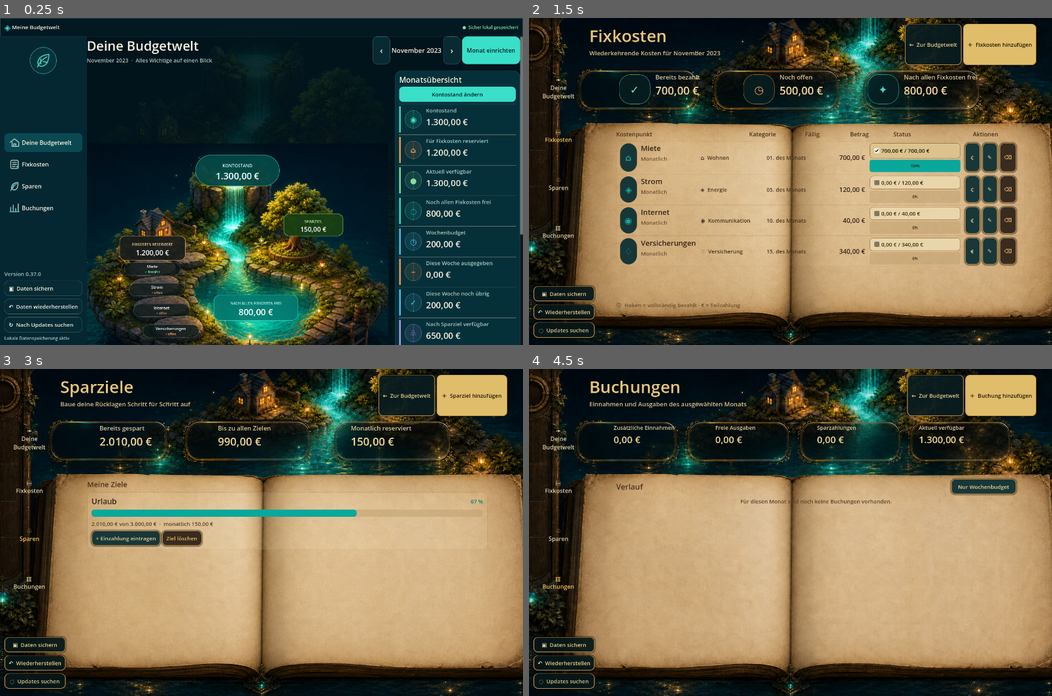
Above: before the commit, frames 1-4 (two rows, left to right).
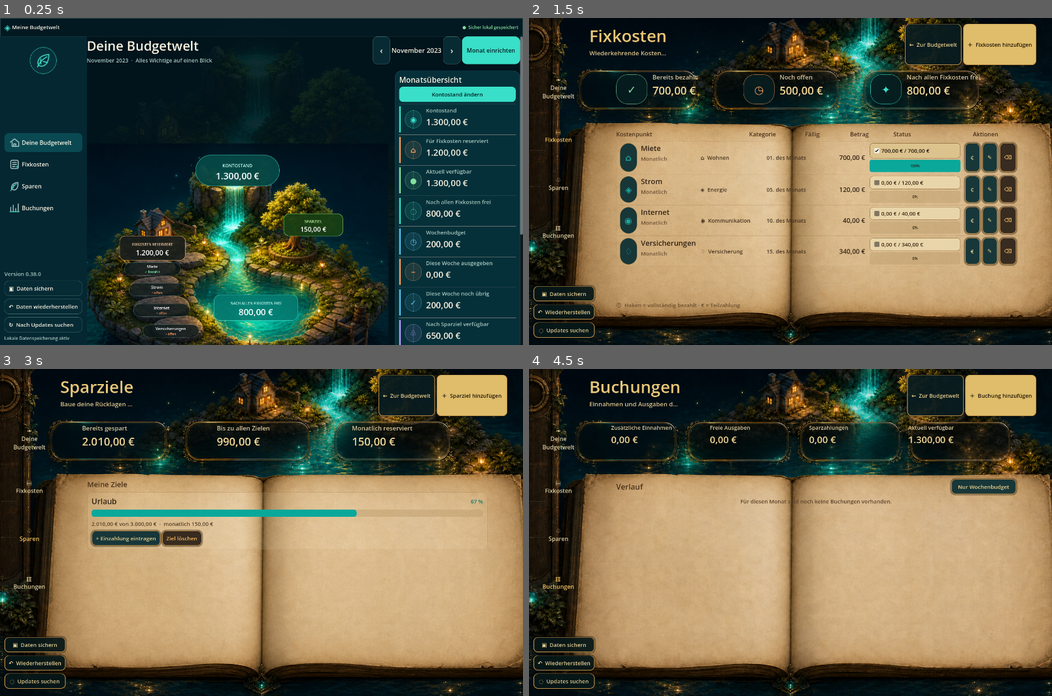
Above: after the commit, the same moments.

Repository: Liitschy/meine-budgetwelt
Game: Godot game, scene res://app/Main.tscn
The game is run twice, just before and just after one commit, with the same random seed, the same clock (stepped at 60 frames per second) and the same inputs.
Inputs:
- Up to frame 1 (0.25 s): no input
- Up to frame 2 (1.5 s): click "Deine Budgetwelt" at 0.5 s; click "Fixkosten" at 1.25 s
- Up to frame 3 (3 s): click "← Zur Budgetwelt" at 2 s; click "Sparen" at 2.75 s
- Up to frame 4 (4.5 s): click "← Zur Budgetwelt" at 3.5 s; click "Buchungen" at 4.25 s

The runs differ from the first frame. In frame 1, less than 0.1% of the frame differs, in the area x 6-7%, y 77-79%; in frame 2, 0.8%; in frame 3, 0.8%, in the area x 15-79%, y 10-24%; in frame 4, 0.8%.

Commit message:
Mobile PWA für iPhone neu gestalten

Diff:
--- a/app/main.gd
+++ b/app/main.gd
@@ -48,6 +48,8 @@
 var pending_month_id := ""
 var sidebar_panel: Control
 var mobile_navigation: Control
+var mobile_nav_buttons: Dictionary = {}
+var book_navigation_controls: Array[Control] = []
 var app_shell: VBoxContainer
 var app_bar: Control
 var app_local_status: Label
@@ -62,6 +64,11 @@
 var fixed_header: BoxContainer
 var fixed_summary_row: BoxContainer
 var fixed_list_header: Control
+var fixed_list_panel: Control
+var savings_header: BoxContainer
+var savings_list_panel: Control
+var transactions_header: BoxContainer
+var transactions_list_panel: Control
 var add_cost_dialog: Control
 var month_change_dialog: Control
 var setup_dialog: Control
@@ -475,8 +482,8 @@
 
 func _build_mobile_navigation() -> Control:
 	var panel := PanelContainer.new()
-	panel.custom_minimum_size.y = 76
-	panel.add_theme_stylebox_override("panel", _style(Color("#062a34"), 0, Color("#16515b")))
+	panel.custom_minimum_size.y = 88
+	panel.add_theme_stylebox_override("panel", _style(Color("#03181ef8"), 0, Color("#b78b43")))
 
 	var row := HBoxContainer.new()
 	row.add_theme_constant_override("separation", 4)
@@ -486,37 +493,24 @@
 	row.add_theme_constant_override("margin_bottom", 6)
 	panel.add_child(row)
 
-	var dashboard_button := Button.new()
-	dashboard_button.text = "⌂\nÜbersicht"
-	dashboard_button.custom_minimum_size.y = 62
-	dashboard_button.size_flags_horizontal = Control.SIZE_EXPAND_FILL
-	dashboard_button.add_theme_font_size_override("font_size", 12)
-	dashboard_button.pressed.connect(_show_page.bind("dashboard"))
-	row.add_child(dashboard_button)
-
-	var costs_button := Button.new()
-	costs_button.text = "▤\nFixkosten"
-	costs_button.custom_minimum_size.y = 62
-	costs_button.size_flags_horizontal = Control.SIZE_EXPAND_FILL
-	costs_button.add_theme_font_size_override("font_size", 12)
-	costs_button.pressed.connect(_show_page.bind("fixed_costs"))
-	row.add_child(costs_button)
-
-	var savings_button := Button.new()
-	savings_button.text = "♧\nSparen"
-	savings_button.custom_minimum_size.y = 62
-	savings_button.size_flags_horizontal = Control.SIZE_EXPAND_FILL
-	savings_button.add_theme_font_size_override("font_size", 12)
-	savings_button.pressed.connect(_show_page.bind("savings"))
-	row.add_child(savings_button)
-
-	var bookings_button := Button.new()
-	bookings_button.text = "≡\nBuchungen"
-	bookings_button.custom_minimum_size.y = 62
-	bookings_button.size_flags_horizontal = Control.SIZE_EXPAND_FILL
-	bookings_button.add_theme_font_size_override("font_size", 12)
-	bookings_button.pressed.connect(_show_page.bind("transactions"))
-	row.add_child(bookings_button)
+	for item in [
+		["⌂\nBudget", "dashboard"],
+		["▤\nFixkosten", "fixed_costs"],
+		["♧\nSparen", "savings"],
+		["▥\nBuchungen", "transactions"],
+	]:
+		var button := Button.new()
+		button.text = item[0]
+		button.custom_minimum_size.y = 72
+		button.size_flags_horizontal = Control.SIZE_EXPAND_FILL
+		button.add_theme_font_override("font", display_font)
+		button.add_theme_font_size_override("font_size", 14)
+		button.add_theme_color_override("font_color", Color("#d9c99d"))
+		button.add_theme_stylebox_override("normal", _style(Color.TRANSPARENT, 0))
+		button.add_theme_stylebox_override("hover", _style(Color("#0b3438"), 12, Color("#87662f")))
+		button.pressed.connect(_show_page.bind(item[1]))
+		mobile_nav_buttons[item[1]] = button
+		row.add_child(button)
 	return panel
 
 
@@ -916,6 +910,7 @@
 	page.add_child(fixed_summary_row)
 
 	var list_panel := PanelContainer.new()
+	fixed_list_panel = list_panel
 	list_panel.add_theme_stylebox_override("panel", _style(Color.TRANSPARENT, 0))
 	list_panel.set_anchors_preset(Control.PRESET_FULL_RECT)
 	list_panel.anchor_left = 0.158
@@ -976,6 +971,7 @@
 
 func _build_book_navigation(page: Control, active_page: String) -> void:
 	var nav := VBoxContainer.new()
+	book_navigation_controls.append(nav)
 	nav.set_anchors_preset(Control.PRESET_FULL_RECT)
 	nav.anchor_left = 0.012
 	nav.anchor_top = 0.15
@@ -1015,6 +1011,7 @@
 		nav.add_child(button)
 
 	var utilities := VBoxContainer.new()
+	book_navigation_controls.append(utilities)
 	utilities.set_anchors_preset(Control.PRESET_FULL_RECT)
 	utilities.anchor_left = 0.008
 	utilities.anchor_top = 0.82
@@ -1290,7 +1287,9 @@
 	art.set_anchors_and_offsets_preset(Control.PRESET_FULL_RECT)
 	page.add_child(art)
 
-	var header := HBoxContainer.new()
+	var header := BoxContainer.new()
+	header.vertical = false
+	savings_header = header
 	header.set_anchors_preset(Control.PRESET_FULL_RECT)
 	header.anchor_left = 0.115
 	header.anchor_top = 0.018
@@ -1357,6 +1356,7 @@
 	page.add_child(savings_summary_row)
 
 	var list_panel := PanelContainer.new()
+	savings_list_panel = list_panel
 	list_panel.add_theme_stylebox_override("panel", _style(Color.TRANSPARENT, 0))
 	list_panel.set_anchors_preset(Control.PRESET_FULL_RECT)
 	list_panel.anchor_left = 0.158
@@ -1644,7 +1644,9 @@
 	art.set_anchors_and_offsets_preset(Control.PRESET_FULL_RECT)
 	page.add_child(art)
 
-	var header := HBoxContainer.new()
+	var header := BoxContainer.new()
+	header.vertical = false
+	transactions_header = header
 	header.set_anchors_preset(Control.PRESET_FULL_RECT)
 	header.anchor_left = 0.115
 	header.anchor_top = 0.018
@@ -1714,6 +1716,7 @@
 	page.add_child(transaction_summary_row)
 
 	var list_panel := PanelContainer.new()
+	transactions_list_panel = list_panel
 	list_panel.add_theme_stylebox_override("panel", _style(Color.TRANSPARENT, 0))
 	list_panel.set_anchors_preset(Control.PRESET_FULL_RECT)
 	list_panel.anchor_left = 0.158
@@ -3531,16 +3534,18 @@
 	)
 	sidebar_panel.visible = not compact and not book_open
 	desktop_backdrop.visible = not compact
-	mobile_navigation.visible = compact and not book_open
+	mobile_navigation.visible = compact
 	if compact and app_shell.get_child(app_shell.get_child_count() - 1) != mobile_navigation:
 		app_shell.move_child(mobile_navigation, app_shell.get_child_count() - 1)
 	if is_instance_valid(app_local_status):
 		app_local_status.text = "● Lokal" if compact else "●  Sicher lokal gespeichert"
 		app_local_status.add_theme_font_size_override("font_size", 11 if compact else 12)
+	if is_instance_valid(app_bar):
+		app_bar.visible = not compact and not book_open
 	dashboard_header.vertical = compact
 	if is_instance_valid(dashboard_title):
-		dashboard_title.text = "Übersicht" if compact else "Deine Budgetwelt"
-		dashboard_title.add_theme_font_size_override("font_size", 27 if compact else 36)
+		dashboard_title.text = "Meine Budgetwelt" if compact else "Deine Budgetwelt"
+		dashboard_title.add_theme_font_size_override("font_size", 30 if compact else 36)
 	if is_instance_valid(month_selector_label):
 		month_selector_label.custom_minimum_size.x = 98 if compact else 130
 		month_selector_label.add_theme_font_size_override("font_size", 15 if compact else 18)
@@ -3554,12 +3559,12 @@
 		world_view.set_compact_mode(compact)
 	if is_instance_valid(week_cards):
 		week_cards.vertical = compact
-	fixed_header.vertical = compact
-	fixed_summary_row.vertical = compact
+	fixed_header.vertical = false
+	fixed_summary_row.vertical = false
 	fixed_list_header.visible = not compact
 
 	world_view.custom_minimum_size = (
-		Vector2(0, 250) if compact
+		Vector2(0, 360) if compact
 		else Vector2(0, 500) if stacked_content
 		else Vector2(700, clampf(size.y - 260.0, 620.0, 900.0))
 	)
@@ -3596,13 +3601,16 @@
 		var ingredient_row: BoxContainer = controls.row
 		ingredient_row.vertical = compact
 	if is_instance_valid(savings_summary_row):
-		savings_summary_row.vertical = compact
+		savings_summary_row.vertical = false
 	if is_instance_valid(transaction_summary_row):
-		transaction_summary_row.vertical = compact
+		transaction_summary_row.vertical = false
 	if is_instance_valid(transaction_list_header):
 		transaction_list_header.vertical = compact
 	if is_instance_valid(shopping_summary_row):
 		shopping_summary_row.vertical = compact
+
+	_apply_mobile_book_layout(compact)
+	_update_mobile_navigation()
 
 	if layout_changed:
 		_rebuild_fixed_cost_rows()
@@ -3610,6 +3618,143 @@
 		_rebuild_transaction_rows()
 		_rebuild_shopping_rows()
 	call_deferred("_reset_dashboard_scroll")
+
+
+func _apply_mobile_book_layout(compact: bool) -> void:
+	for control: Control in book_navigation_controls:
+		control.visible = not compact
+
+	_configure_book_region(
+		fixed_header, fixed_summary_row, fixed_list_panel, compact,
+		Vector4(0.04, 0.015, 0.96, 0.135),
+		Vector4(0.03, 0.145, 0.97, 0.285),
+		Vector4(0.035, 0.30, 0.965, 0.985)
+	)
+	_configure_book_region(
+		savings_header, savings_summary_row, savings_list_panel, compact,
+		Vector4(0.04, 0.015, 0.96, 0.135),
+		Vector4(0.03, 0.145, 0.97, 0.285),
+		Vector4(0.035, 0.30, 0.965, 0.985)
+	)
+	_configure_book_region(
+		transactions_header, transaction_summary_row, transactions_list_panel, compact,
+		Vector4(0.04, 0.015, 0.96, 0.135),
+		Vector4(0.04, 0.145, 0.96, 0.275),
+		Vector4(0.035, 0.29, 0.965, 0.985)
+	)
+
+	_style_mobile_book_header(fixed_header, compact, "＋")
+	_style_mobile_book_header(savings_header, compact, "＋")
+	_style_mobile_book_header(transactions_header, compact, "＋")
+	_style_mobile_fixed_summaries(compact)
+	_style_mobile_simple_summaries(savings_summary_row, compact)
+
+	if is_instance_valid(transaction_summary_row):
+		for index in transaction_summary_row.get_child_count():
+			transaction_summary_row.get_child(index).visible = not compact or index == 3
+
+
+func _configure_book_region(
+	header: Control,
+	summary: Control,
+	list_panel: Control,
+	compact: bool,
+	mobile_header: Vector4,
+	mobile_summary: Vector4,
+	mobile_list: Vector4
+) -> void:
+	if not is_instance_valid(header) or not is_instance_valid(summary) or not is_instance_valid(list_panel):
+		return
+	var header_region := mobile_header if compact else Vector4(0.115, 0.018, 0.97, 0.145)
+	var summary_region := mobile_summary if compact else Vector4(0.128, 0.155, 0.872, 0.278)
+	var list_region := mobile_list if compact else Vector4(0.158, 0.325, 0.94, 0.905)
+	_set_anchor_region(header, header_region)
+	_set_anchor_region(summary, summary_region)
+	_set_anchor_region(list_panel, list_region)
+
+
+func _set_anchor_region(control: Control, region: Vector4) -> void:
+	control.anchor_left = region.x
+	control.anchor_top = region.y
+	control.anchor_right = region.z
+	control.anchor_bottom = region.w
+	control.offset_left = 0
+	control.offset_top = 0
+	control.offset_right = 0
+	control.offset_bottom = 0
+
+
+func _style_mobile_book_header(header: BoxContainer, compact: bool, mobile_add_text: String) -> void:
+	if not is_instance_valid(header) or header.get_child_count() < 4:
+		return
+	var titles := header.get_child(0) as VBoxContainer
+	var title := titles.get_child(0) as Label
+	var subtitle := titles.get_child(1) as Label
+	var back_button := header.get_child(header.get_child_count() - 2) as Button
+	var add_button := header.get_child(header.get_child_count() - 1) as Button
+	title.add_theme_font_size_override("font_size", 32 if compact else 46)
+	subtitle.add_theme_font_size_override("font_size", 14 if compact else 17)
+	subtitle.text_overrun_behavior = TextServer.OVERRUN_TRIM_ELLIPSIS
+	back_button.visible = not compact
+	add_button.text = mobile_add_text if compact else (
+		"＋  Fixkosten hinzufügen" if header == fixed_header
+		else "＋  Sparziel hinzufügen" if header == savings_header
+		else "＋  Buchung hinzufügen"
+	)
+	add_button.custom_minimum_size = Vector2(56, 50) if compact else Vector2(195, 42)
+
+
+func _style_mobile_fixed_summaries(compact: bool) -> void:
+	if not is_instance_valid(fixed_summary_row):
+		return
+	fixed_summary_row.add_theme_constant_override("separation", 6 if compact else 44)
+	for card: Control in fixed_summary_row.get_children():
+		var row := card.get_child(0) as HBoxContainer
+		row.add_theme_constant_override("separation", 2 if compact else 14)
+		row.get_child(0).visible = not compact
+		row.get_child(1).visible = not compact
+		var labels := row.get_child(2) as VBoxContainer
+		var title := labels.get_child(0) as Label
+		var value := labels.get_child(1) as Label
+		title.add_theme_font_size_override("font_size", 12 if compact else 17)
+		title.autowrap_mode = TextServer.AUTOWRAP_WORD_SMART if compact else TextServer.AUTOWRAP_OFF
+		value.add_theme_font_size_override("font_size", 20 if compact else 30)
+
+
+func _style_mobile_simple_summaries(row: BoxContainer, compact: bool) -> void:
+	if not is_instance_valid(row):
+		return
+	row.add_theme_constant_override("separation", 6 if compact else 44)
+	for card: Control in row.get_children():
+		var style := _style(Color.TRANSPARENT, 0)
+		style.content_margin_left = 7 if compact else 42
+		style.content_margin_right = 5 if compact else 18
+		card.add_theme_stylebox_override("panel", style)
+		var labels := card.get_child(0) as VBoxContainer
+		(labels.get_child(0) as Label).add_theme_font_size_override("font_size", 12 if compact else 17)
+		(labels.get_child(1) as Label).add_theme_font_size_override("font_size", 19 if compact else 30)
+
+
+func _update_mobile_navigation(active_page: String = "") -> void:
+	if active_page.is_empty():
+		active_page = (
+			"fixed_costs" if is_instance_valid(fixed_costs_page) and fixed_costs_page.visible
+			else "savings" if is_instance_valid(savings_page) and savings_page.visible
+			else "transactions" if is_instance_valid(transactions_page) and transactions_page.visible
+			else "dashboard"
+		)
+	for key: String in mobile_nav_buttons:
+		var button: Button = mobile_nav_buttons[key]
+		var active := key == active_page
+		button.add_theme_color_override(
+			"font_color",
+			Color("#43e5d2") if active else Color("#d9c99d")
+		)
+		button.add_theme_stylebox_override(
+			"normal",
+			_style(Color("#0b3438cc"), 12, Color("#33d9c5")) if active
+			else _style(Color.TRANSPARENT, 0)
+		)
 
 
 func _show_page(page: String) -> void:
@@ -3619,15 +3764,16 @@
 	savings_page.visible = page == "savings"
 	transactions_page.visible = page == "transactions"
 	if is_instance_valid(app_bar):
-		app_bar.visible = not book_page
+		app_bar.visible = not _compact_layout and not book_page
 	if is_instance_valid(sidebar_panel):
 		sidebar_panel.visible = not _compact_layout and not book_page
 	if is_instance_valid(mobile_navigation):
-		mobile_navigation.visible = _compact_layout and not book_page
+		mobile_navigation.visible = _compact_layout
 	if is_instance_valid(shopping_page):
 		shopping_page.visible = false
 	if is_instance_valid(meal_plan_page):
 		meal_plan_page.visible = false
+	_update_mobile_navigation(page)
 	if page == "fixed_costs":
 		_rebuild_fixed_cost_rows()
 	elif page == "savings":
--- a/project.godot
+++ b/project.godot
@@ -7,7 +7,7 @@
 
 config/name="Budget & Wocheneinkauf"
 config/description="Einfache lokale Budgetplanung"
-config/version="0.37.0"
+config/version="0.38.0"
 config/icon="res://assets/app_icon.svg"
 run/main_scene="res://app/Main.tscn"
 
--- a/tests/budget_manager_test.gd
+++ b/tests/budget_manager_test.gd
@@ -275,9 +275,13 @@
 	_assert_equal(app.world_view._compact_mode, true, "Landschaft nutzt mobil den aufgeräumten Modus")
 	_assert_equal(app.dashboard_page.size.x <= 390.0, true, "Dashboard bleibt vollständig in der Handybreite")
 	_assert_equal(app.summary_panel.size.x <= 390.0, true, "Finanzkarten werden rechts nicht abgeschnitten")
-	_assert_equal(app.fixed_summary_row.vertical, true, "Fixkostensummen mobil gestapelt")
-	_assert_equal(app.savings_summary_row.vertical, true, "Sparziele mobil gestapelt")
-	_assert_equal(app.transaction_summary_row.vertical, true, "Buchungen mobil gestapelt")
+	_assert_equal(app.fixed_summary_row.vertical, false, "Fixkostensummen mobil nebeneinander")
+	_assert_equal(app.savings_summary_row.vertical, false, "Sparziele mobil nebeneinander")
+	_assert_equal(app.transaction_summary_row.vertical, false, "Buchungssumme mobil kompakt")
+	app._show_page("fixed_costs")
+	_assert_equal(app.mobile_navigation.visible, true, "Mobile Navigation bleibt auf Unterseiten sichtbar")
+	_assert_equal(app.fixed_list_header.visible, false, "Desktop-Tabellenkopf ist mobil verborgen")
+	app._show_page("dashboard")
 	app.size = Vector2(1440, 900)
 	app._apply_responsive_layout()
 	_assert_equal(app._compact_layout, false, "Desktoplayout bei großer Breite")
Not shown, changed: export_presets.cfg
